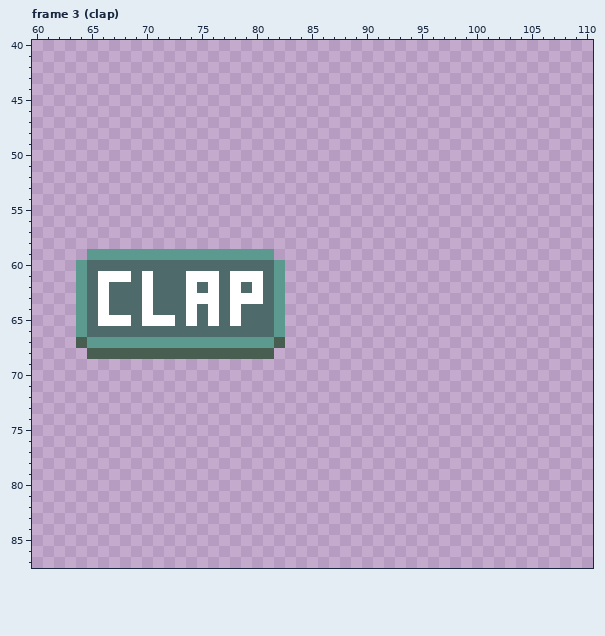
File history of a pixel-art file, examples/SprigganSound/controls.ase. This is how it looked before the edit.
128x96 pixels, 5 frames. Shown: frame 3 (clap): x 60..110, y 40..87. The commit also changed other frames, which this record leaves out.
After:
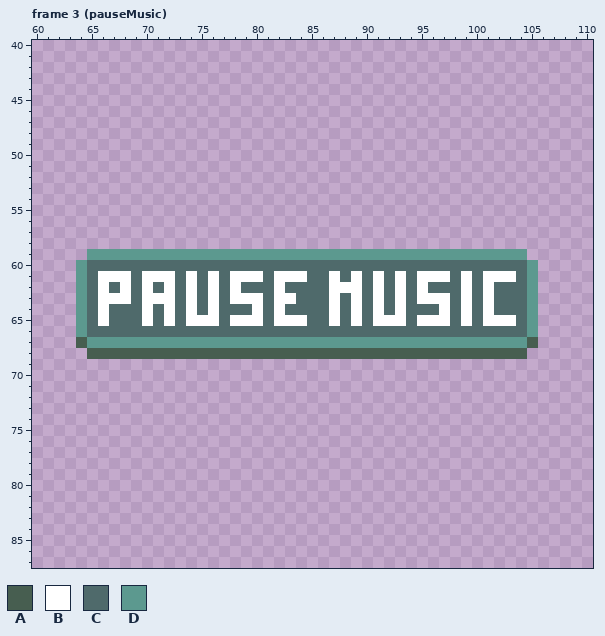
Palette (. is transparent): A #475e50  B #ffffff  C #4f6a6b  D #5c998f
Diff:
Frame 3 (pauseMusic):
y 59: x 82..104 ....................... -> DDDDDDDDDDDDDDDDDDDDDDD
y 60: x 82..105 D....................... -> CCCCCCCCCCCCCCCCCCCCCCCD
y 61: x 71..72 CC -> BB; x 75 B -> C; x 82..105 D....................... -> BBBCCBCBCBCBCBBBCBCBBBCD
y 62: x 68 C -> B; x 72 C -> B; x 80 B -> C; x 82..105 D....................... -> BCCCCBBBCBCBCBCCCBCBCCCD
y 63: x 67..68 CC -> BB; x 71..72 CC -> BB; x 75 B -> C; x 82..105 D....................... -> BBCCCBCBCBCBCBBBCBCBCCCD
y 64: x 72 C -> B; x 78 B -> C; x 80 C -> B; x 82..105 D....................... -> BCCCCBCBCBCBCCCBCBCBCCCD
y 65: x 67..68 BB -> CC; x 71 B -> C; x 75 C -> B; x 79..80 CC -> BB; x 82..105 D....................... -> BBBCCBCBCBBBCBBBCBCBBBCD
y 66: x 82..105 D....................... -> CCCCCCCCCCCCCCCCCCCCCCCD
y 67: x 82..105 A....................... -> DDDDDDDDDDDDDDDDDDDDDDDA
y 68: x 82..104 ....................... -> AAAAAAAAAAAAAAAAAAAAAAA
